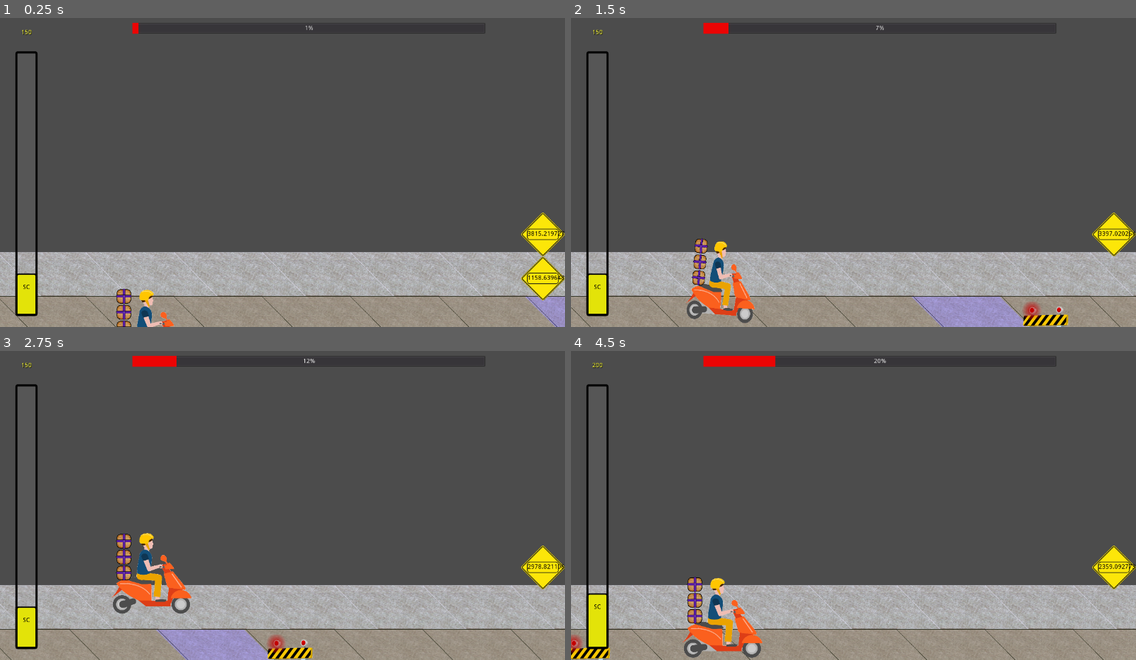
Above: before the commit, frames 1-4 (two rows, left to right).
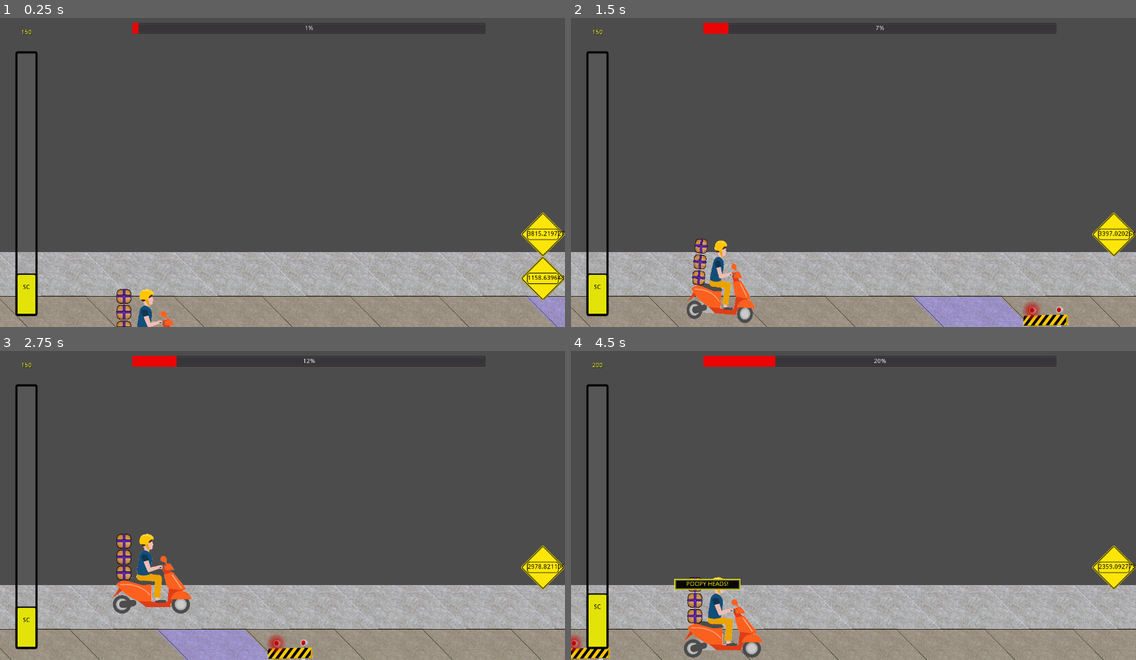
Above: after the commit, the same moments.

Repository: Anatolij-Grigorjev/MopedRebelGO
Game: Godot game, scene res://stages/test/test_stage.tscn
The game is run twice, just before and just after one commit, with the same random seed, the same clock (stepped at 60 frames per second) and the same inputs.
Inputs:
- Up to frame 1 (0.25 s): no input
- Up to frame 2 (1.5 s): hold W (swerve_up) 0.53-1.28 s; tap P (say_diss) at 0.6, 1.35 s; hold S (swerve_down) from 1.28 s (still down)
- Up to frame 3 (2.75 s): release S (swerve_down) at 2.03 s; hold W (swerve_up) from 2.03 s (still down); tap P (say_diss) at 2.1 s
- Up to frame 4 (4.5 s): tap P (say_diss) at 2.85, 3.6, 4.35 s; release W (swerve_up) at 3.53 s; hold S (swerve_down) from 3.53 s (still down)

The runs differ from the first frame. In frame 1, 0.1% of the frame differs, in the area x 24-31%, y 87-100%; in frame 2, 0.3%; in frame 3, 0.4%; in frame 4, 0.8%, in the area x 18-34%, y 73-99%.
Error in both runs: Invalid get index '-1' (on base: 'Array'). (res://utils/logger.gd:103)

Commit message:
Add diss word to stage by keypress with track area

Diff:
--- a/game/gui/hud_control.gd
+++ b/game/gui/hud_control.gd
@@ -64,6 +64,7 @@
 		return
 	var new_total := State.current_street_scred + amount
 	var next_sc_level_info : Dictionary = C.MR_STREET_CRED_LEVELS[State.next_street_cred_level_idx]
+	State.current_street_scred = new_total
 	if (next_sc_level_info.req_sc < new_total):
 		#level up!
 		State.next_street_cred_level_idx += 1
@@ -84,7 +85,6 @@
 			)
 	else:
 		sc_progress.grow_progress_local(new_total)
-	State.current_street_scred = new_total
 	_update_sc_label()
 
 
--- a/game/rebel/diss_word.tscn
+++ b/game/rebel/diss_word.tscn
@@ -1,7 +1,7 @@
 [gd_scene load_steps=4 format=2]
 
 [sub_resource type="RectangleShape2D" id=1]
-extents = Vector2( 200, 75 )
+extents = Vector2( 200, 140 )
 
 [sub_resource type="StyleBoxFlat" id=2]
 bg_color = Color( 0.0392157, 0.0352941, 0.0352941, 1 )
@@ -47,6 +47,7 @@
 ]]
 
 [node name="Area2D" type="Area2D" parent="."]
+position = Vector2( 0, 130 )
 collision_layer = 4
 collision_mask = 4
 
@@ -71,4 +72,5 @@
 uppercase = true
 
 [node name="AnimationPlayer" type="AnimationPlayer" parent="."]
+autoplay = "diss_thrown"
 anims/diss_thrown = SubResource( 3 )
--- a/game/rebel/input_processor.gd
+++ b/game/rebel/input_processor.gd
@@ -4,8 +4,11 @@
 Controller for collecting player input during main processing loop.
 Internally manages cooldown state for action presses
 """
+var Logger : Resource = preload("res://utils/logger.gd")
 
-var max_diss_colldown : float = 3.0
+
+onready var LOG: Logger = Logger.new(self)
+var max_diss_colldown : float = 1.5
 
 
 var _say_diss_cooldown : float = 0
@@ -16,7 +19,8 @@
 
 
 func _process(delta: float) -> void:
-	_cooldown_timeout(_say_diss_cooldown, delta)
+	if (_say_diss_cooldown):
+		_say_diss_cooldown = max(0.0, _say_diss_cooldown - delta)
 
 
 """
@@ -27,7 +31,10 @@
 
 
 func process_say_diss() -> bool:
-	return _process_press_action_cooldown("say_diss", _say_diss_cooldown, max_diss_colldown)
+	if (_process_press_action_cooldown("say_diss", _say_diss_cooldown)):
+		_say_diss_cooldown = max_diss_colldown
+		return true
+	return false
 
 
 func _process_axis_inputs(axis_plus_action: String, axis_minus_action: String) -> int:
@@ -40,16 +47,7 @@
 	return result_input
 
 
-func _process_press_action_cooldown(action_name: String, current_cooldown: float, reset_cooldown: float) -> bool:
+func _process_press_action_cooldown(action_name: String, current_cooldown: float) -> bool:
 	if (current_cooldown > 0):
 		return false
-	if Input.is_action_pressed(action_name):
-		current_cooldown = reset_cooldown
-		return true
-	else:
-		return false
-
-
-func _cooldown_timeout(timeout: float, reduce_delta: float) -> void:
-	if (timeout > 0):
-		timeout = max(0.0, timeout - reduce_delta)
+	return Input.is_action_pressed(action_name)
--- a/game/rebel/moped_rebel.gd
+++ b/game/rebel/moped_rebel.gd
@@ -25,6 +25,7 @@
 onready var swerve_tween := $SwerveTween
 onready var pushback_tween := $PushbackTween
 onready var input := $InputProcessor
+onready var diss_position := $DissPosition
 
 
 var _is_swerving: bool = false
@@ -151,5 +152,10 @@
 	pass
 
 
+"""
+Construct new diss word instance without attaching to any parent
+"""
 func _build_diss_word() -> Node2D:
-	return null
+	var new_diss_word := DissWord.instance() as Node2D
+	#TODO: custom random diss phrase logic
+	return new_diss_word
--- a/game/rebel/moped_rebel.tscn
+++ b/game/rebel/moped_rebel.tscn
@@ -169,6 +169,7 @@
 [node name="AnimatedSprite" type="AnimatedSprite" parent="."]
 position = Vector2( 0, -210 )
 frames = SubResource( 1 )
+frame = 1
 playing = true
 
 [node name="PackagesBundle" parent="AnimatedSprite" instance=ExtResource( 6 )]
@@ -196,6 +197,10 @@
 
 [node name="PushbackTween" type="Tween" parent="."]
 
+[node name="DissPosition" type="Position2D" parent="."]
+position = Vector2( 24.4433, -368.776 )
+scale = Vector2( 1, 1 )
+
 [node name="ObstacleDetect" type="Area2D" parent="." groups=[
 "moped_rebel",
 ]]
--- a/game/stages/stage_control.gd
+++ b/game/stages/stage_control.gd
@@ -30,6 +30,7 @@
 	_tracks_bounds.position.y += _tile_height / 2
 	#setup moped position
 	moped_rebel.connect('swerve_direction_pressed', self, '_on_MopedRebel_swerve_direction_pressed')
+	moped_rebel.connect('diss_said', self, '_on_MopedRebel_diss_said')
 	var moped_tracks_offset : int = _tile_height * current_moped_track
 	moped_rebel.global_position.y = _track0_position + moped_tracks_offset
 
@@ -116,6 +117,12 @@
 	LOG.debug("Swerved moped to track {}!", [current_moped_track])
 
 
+func _on_MopedRebel_diss_said(diss_word: Node2D) -> void:
+	add_child(diss_word)
+	diss_word.global_position = moped_rebel.diss_position.global_position
+	pass
+
+
 func _on_NRT_moped_traveled(distance: float) -> void:
 	var raw_points : float = distance * C.MR_SC_PER_TRACK_UNIT
 	var sc_with_bonus : float = State.sc_multiplier * raw_points
